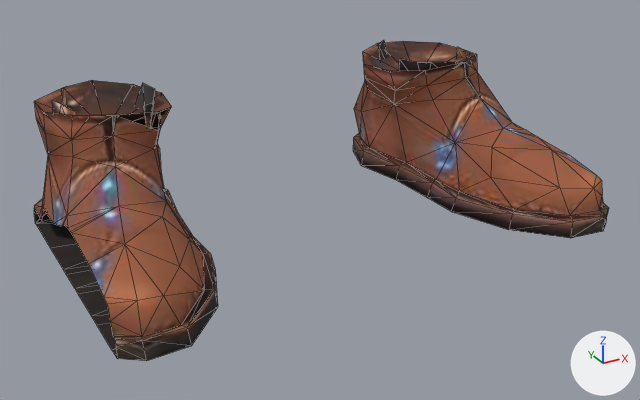
The glTF model public/models/outfits/wisp_slippers.glb, before and after one commit.
Before and after are seen from a 50 mm camera at (-0.301, -0.613, 0.293) aimed at (-0.001, -0.068, 0.02). The lights are fixed; the arrows at lower right show +X, +Y and +Z. The first picture is the older version. Mesh edges are drawn as thin lines. Where no turn or scale is listed for an object, it has been applied to the vertices. Vertices at exactly the same position are counted once.

Objects in the first picture: 'storm_boots'.
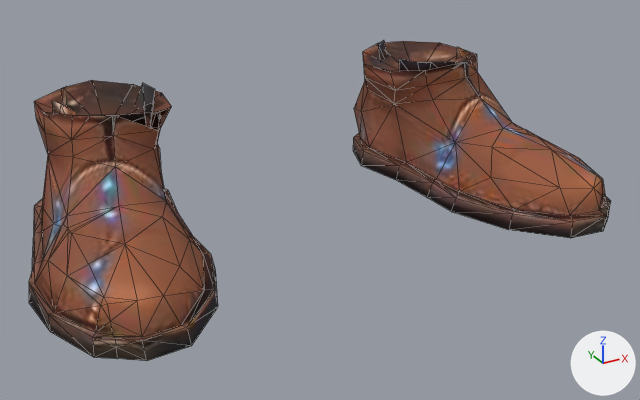
Location of each change, (x1, y1, x2, y2) in pixels of the pictures (640 x 400 px):
'storm_boots', reshaped: before (34, 40, 609, 361); after (29, 40, 611, 361)
part 1 of me_storm_boots, built on: after (528, 131, 611, 222)
part 2 of me_storm_boots, added (brown): after (29, 208, 117, 359)

Patch to the scene script:
```diff
--- a/public/models/outfits/wisp_slippers.glb.py
+++ b/public/models/outfits/wisp_slippers.glb.py
@@ me_storm_boots @@
 # used by ob_storm_boots; location = (0.0, 0.0, 0.0)
-me_storm_boots.from_pydata(...)  # 262 vertices, 401 faces; spans x -0.194..0.194, y -0.184..0.077, z 0.0..0.103
+me_storm_boots.from_pydata(...)  # 302 vertices, 545 faces; spans x -0.225..0.225, y -0.184..0.077, z 0.0..0.103
+# me_storm_boots part 1
+# 2 faces are deleted
+# 20 vertices are added at x 0.194..0.225, y -0.165..0.038, z 0.0..0.044
+# 75 new faces join them
+# me_storm_boots part 2
+# 20 vertices are added at x -0.225..-0.195, y -0.165..0.038, z 0.0..0.045
+# 71 new faces join them
 me_storm_boots.materials.append(mat_garment)
```
